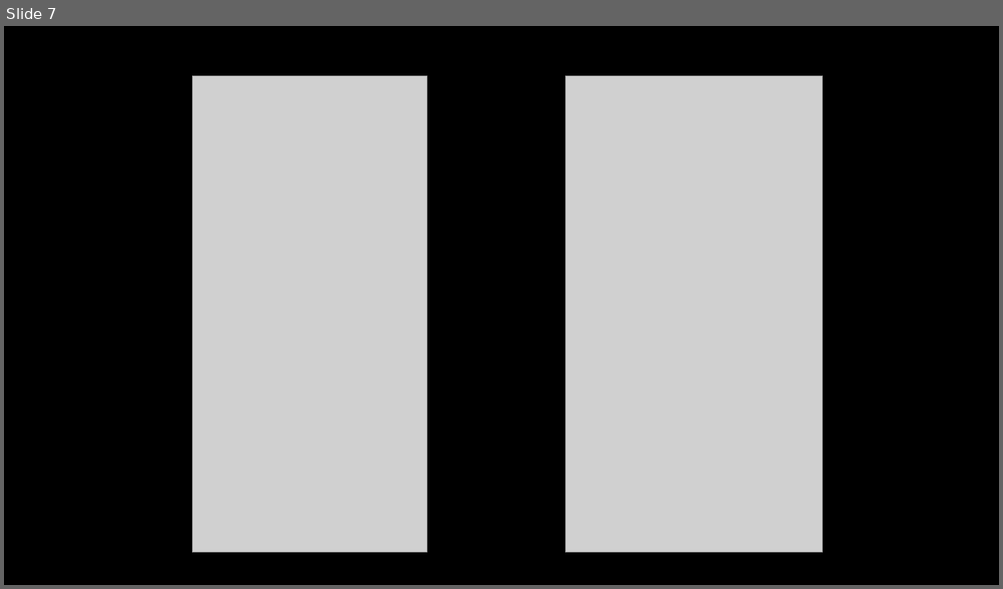
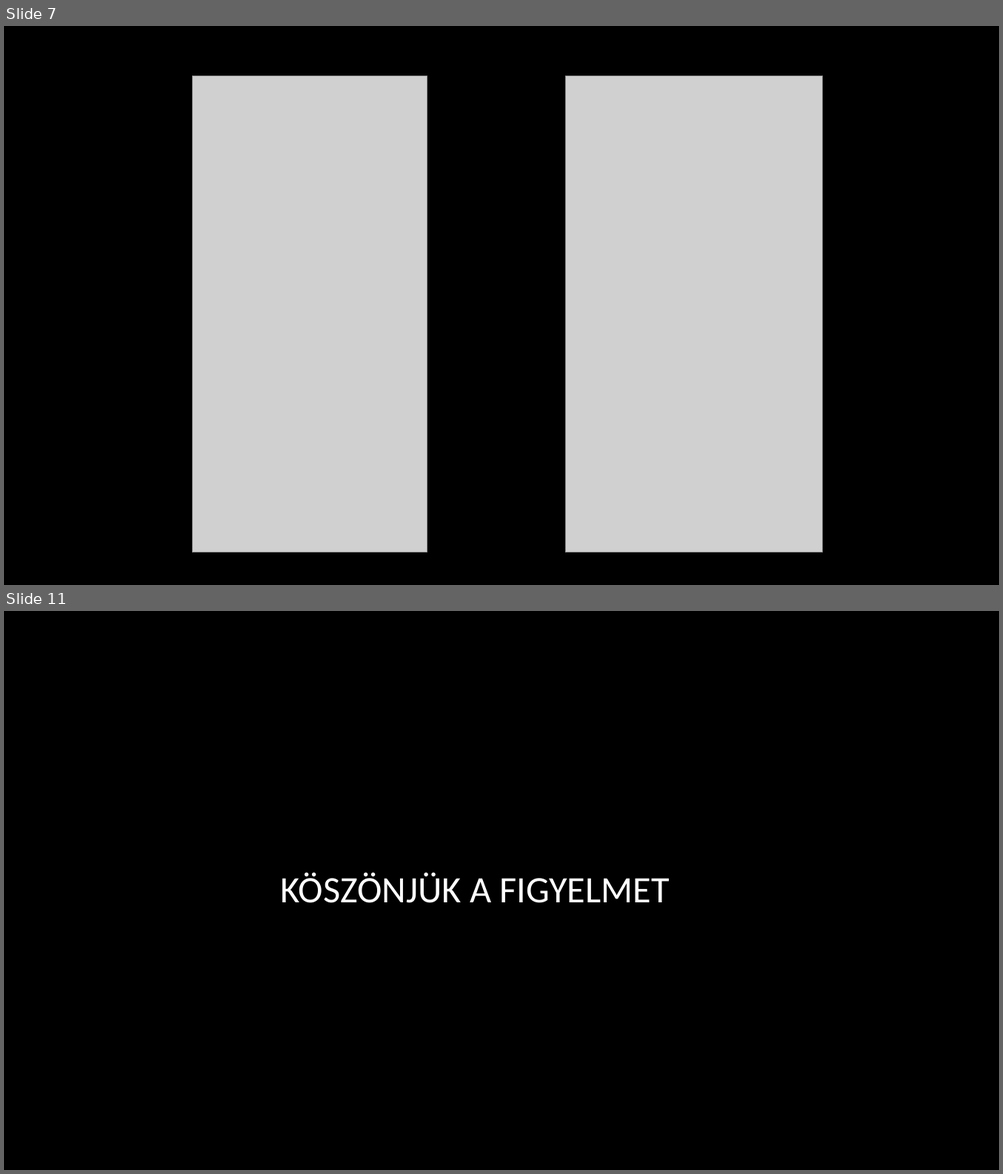
Before and after one commit to Adesz05/Ter-letKer-letT-rfogat2, a slide deck: Terület kerület térfogat.pptx. Shown one above the other, each under a label of ours: slide 7 before the commit, slides 7 and 11 after it; the slides between them are not shown. The pictures are 1003x589 and 1003x1174 pixels, drawn with LibreOffice and Linux fonts; fonts in the diff are those of the drawing; grey boxes stand for pictures; background and template pictures are left out. Boxes give left, top, right and bottom in pixels: in the first picture for what was removed or moved away, otherwise in the second. Text is boxed around its words. In the diff, an @@ line names an element or a change of style, - is before the commit and + after.

Commit message:
ppt

```diff
--- a/Terület kerület térfogat.pptx
+++ b/Terület kerület térfogat.pptx
@@ slide 11 added at bbox=[4, 611, 999, 1170], background picture (left out) @@
@@ title added at bbox=[281, 872, 669, 903], 36 pt, text #FFFFFF @@
+KÖSZÖNJÜK A FIGYELMET
```
Also in this commit, not shown: 3 other slides added, 1 slide removed, 2 other files.
